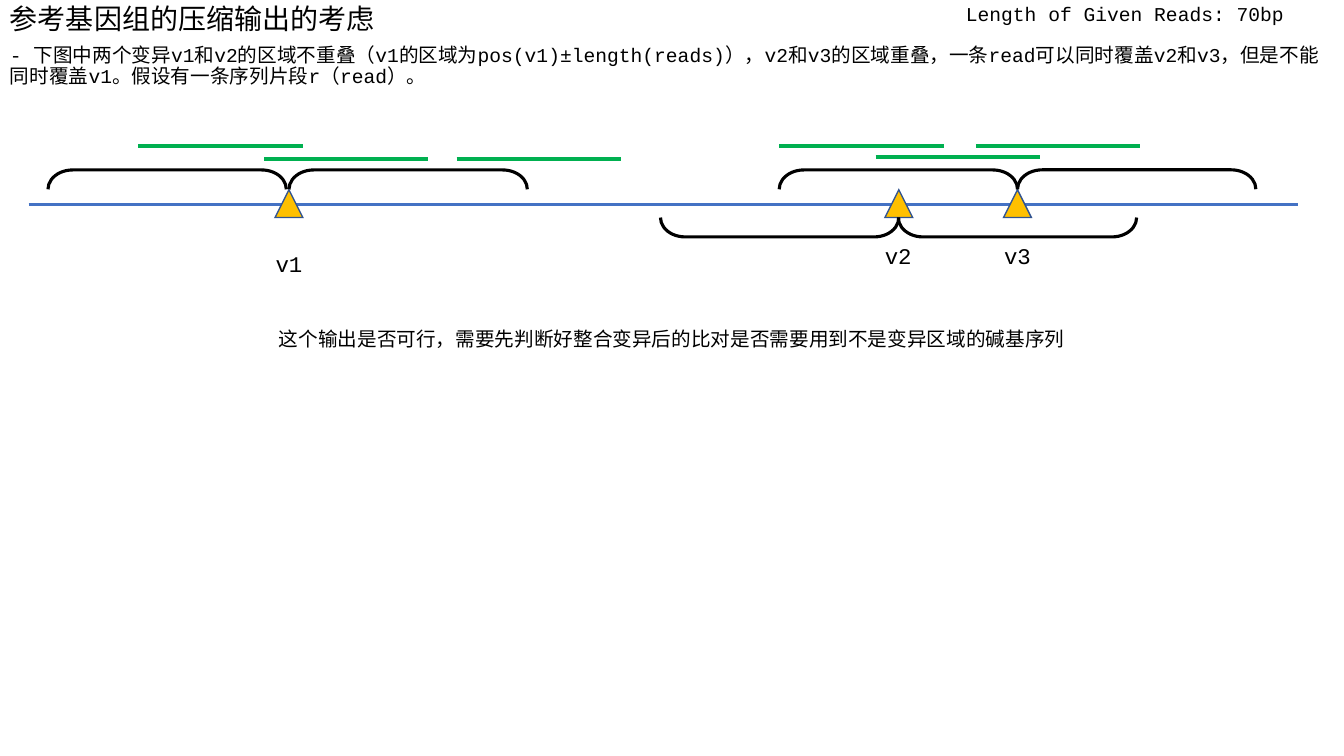
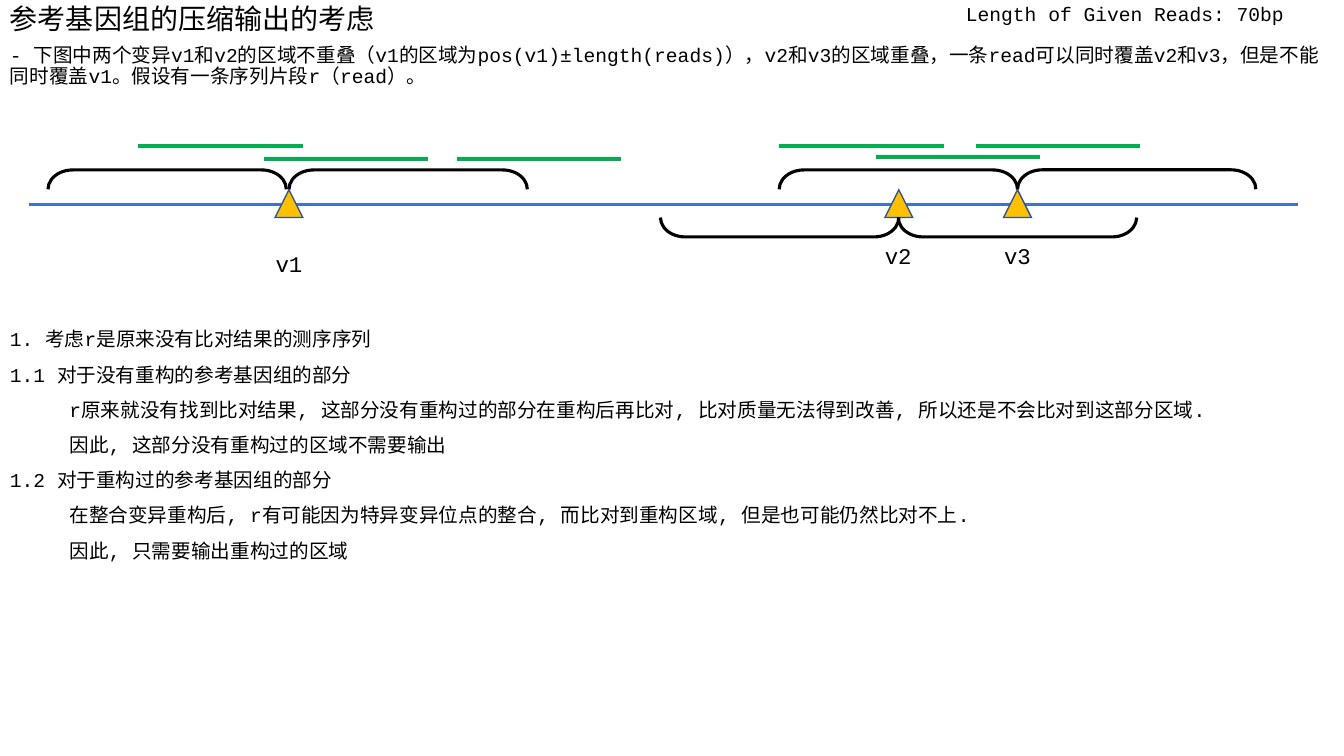
Before and after one commit to AtoshDustosh/thesis-project, a slide deck: slide 5 of THE_project/design/process_optimization.pptx. Drawn at 1344x756 pixels with LibreOffice and Linux fonts; fonts in the diff are those of the drawing. Boxes give left, top, right and bottom in pixels: in the first picture for what was removed or moved away, otherwise in the second. Text is boxed around its words. In the diff, an @@ line names an element or a change of style, - is before the commit and + after.

```diff
--- a/THE_project/design/process_optimization.pptx
+++ b/THE_project/design/process_optimization.pptx
@@ text at (x1=10, y1=329, x2=1206, y2=562): text changed @@
-这个输出是否可行，需要先判断好整合变异后的比对是否需要用到不是变异区域的碱基序列
+1. 考虑r是原来没有比对结果的测序序列
+1.1 对于没有重构的参考基因组的部分
+r原来就没有找到比对结果, 这部分没有重构过的部分在重构后再比对, 比对质量无法得到改善, 所以还是不会比对到这部分区域.
+因此, 这部分没有重构过的区域不需要输出
+1.2 对于重构过的参考基因组的部分
+在整合变异重构后, r有可能因为特异变异位点的整合, 而比对到重构区域, 但是也可能仍然比对不上.
+因此, 只需要输出重构过的区域
```
Also in this commit, not shown: 2 other slides changed, 1 slide added, 2 other files.
